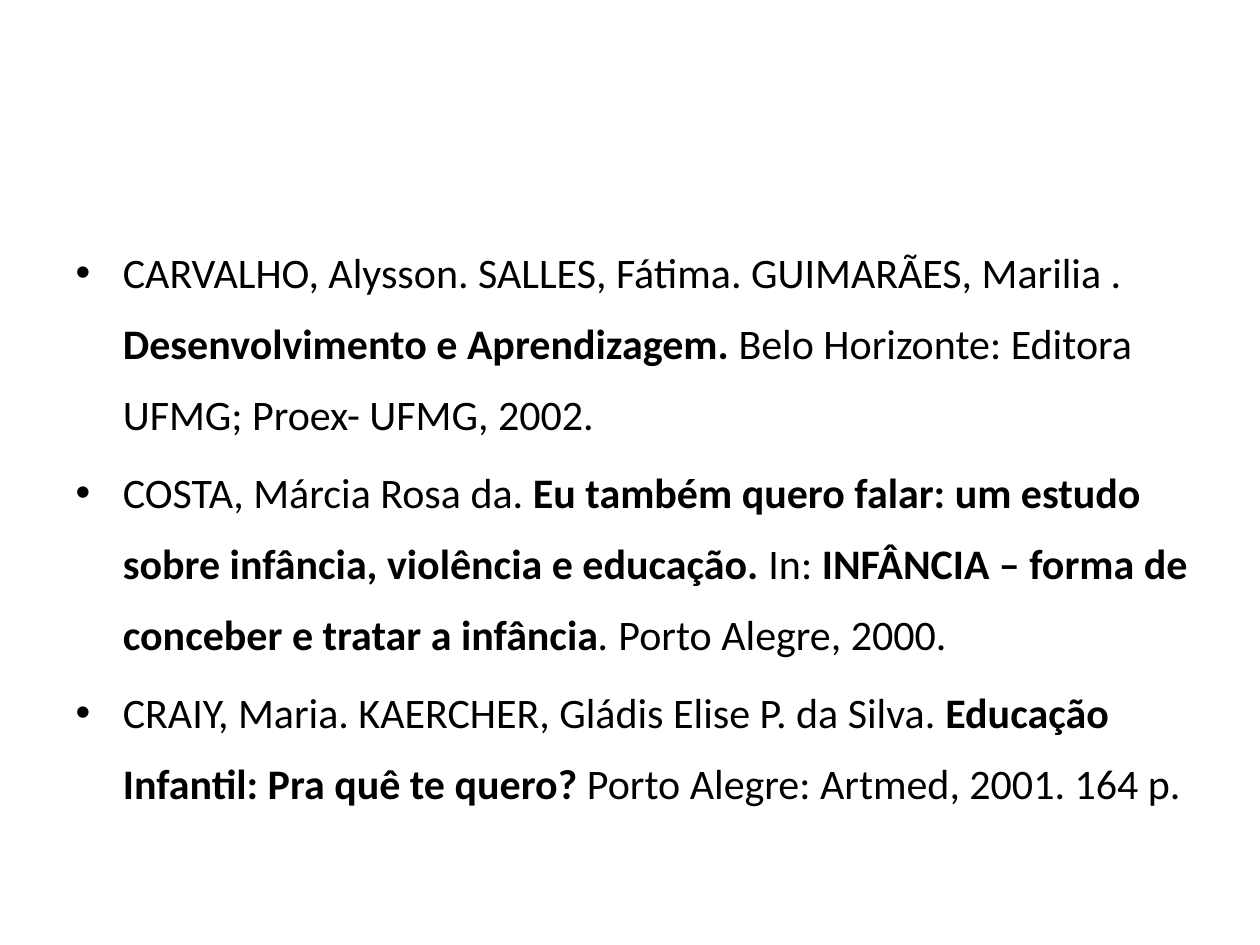
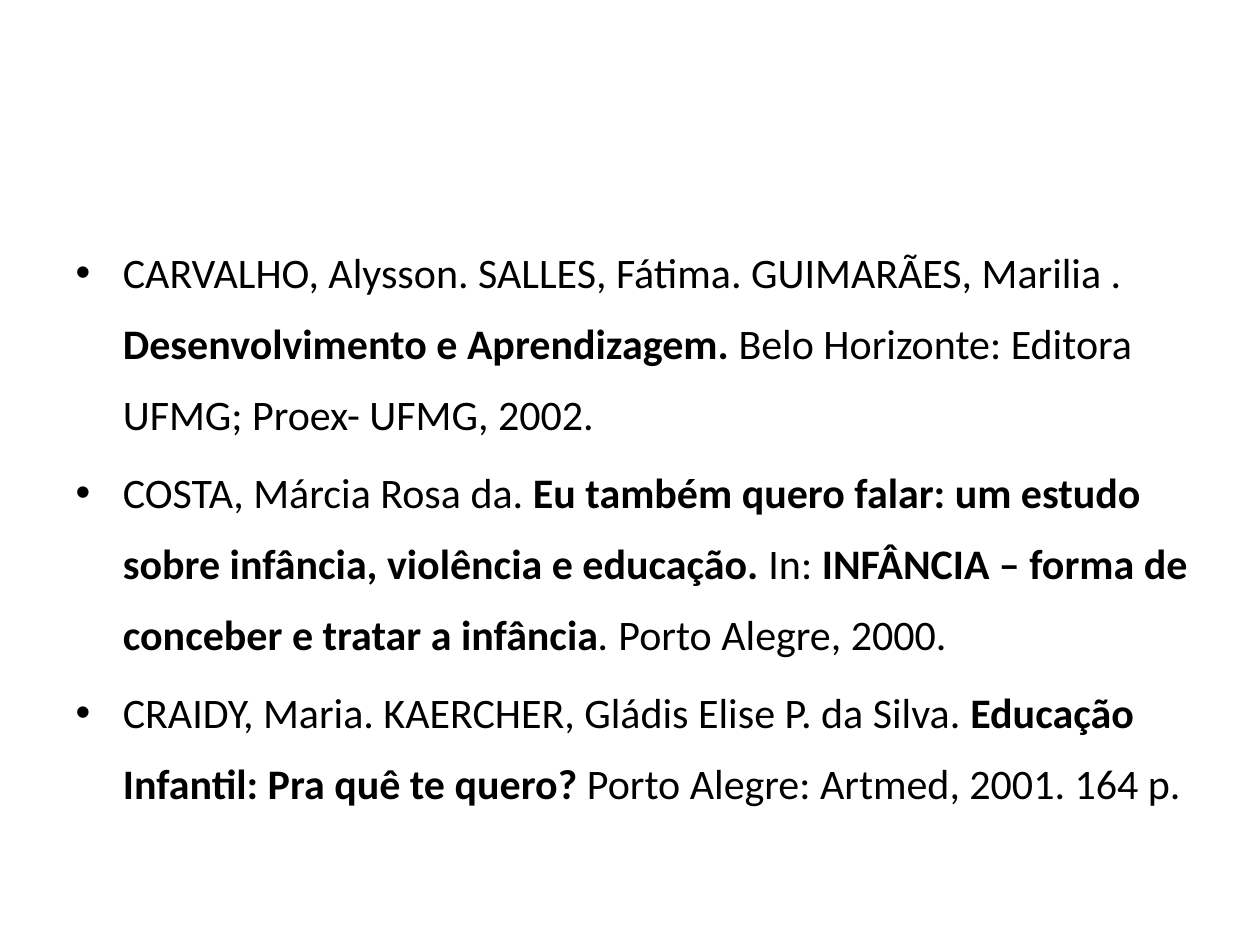
Before and after one commit to thiagopimenta/TCC2_Narjara, a slide deck: slide 20 of NARJARA SLIDE TCC.pptx (slide 15 before the commit). Drawn at 1260x945 pixels with LibreOffice and Linux fonts; fonts in the diff are those of the drawing. Boxes give left, top, right and bottom in pixels: in the first picture for what was removed or moved away, otherwise in the second. Text is boxed around its words. In the diff, an @@ line names an element or a change of style, - is before the commit and + after.

```diff
--- a/NARJARA SLIDE TCC.pptx
+++ b/NARJARA SLIDE TCC.pptx
@@ text at (123, 698, 1181, 807): text changed @@
-• CRAIY, Maria. KAERCHER, Gládis Elise P. da Silva. Educação Infantil: Pra quê te quero? Porto Alegre: Artmed, 2001. 164 p.
+• CRAIDY, Maria. KAERCHER, Gládis Elise P. da Silva. Educação Infantil: Pra quê te quero? Porto Alegre: Artmed, 2001. 164 p.
```
Also in this commit, not shown: 2 other slides changed, 5 slides added.
